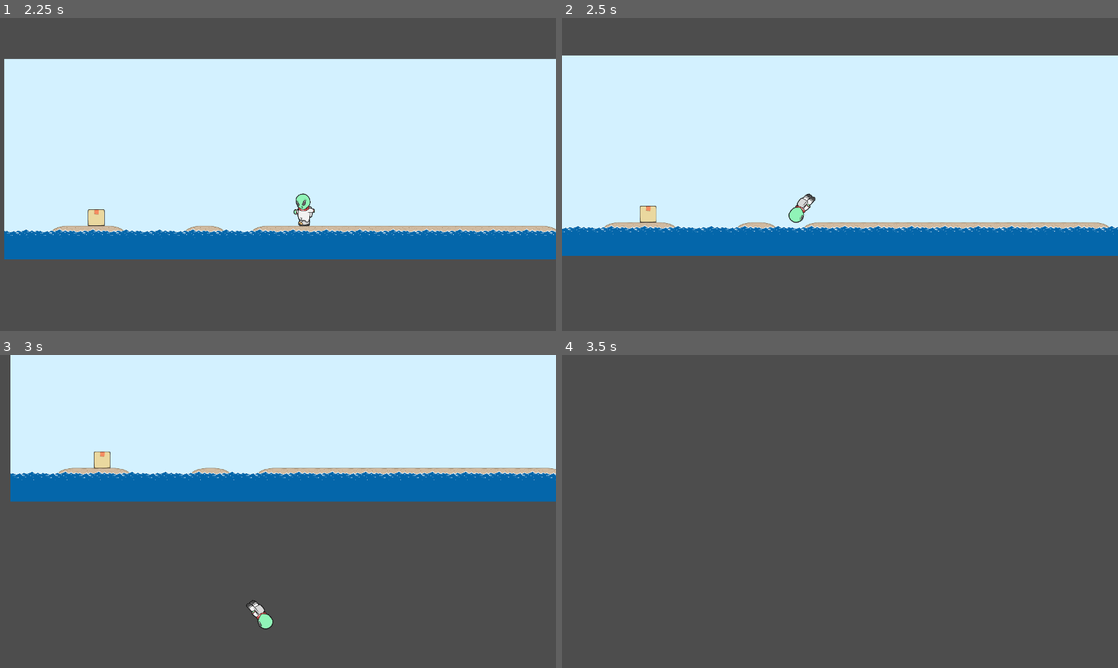
Above: before the commit, frames 1-4 (two rows, left to right).
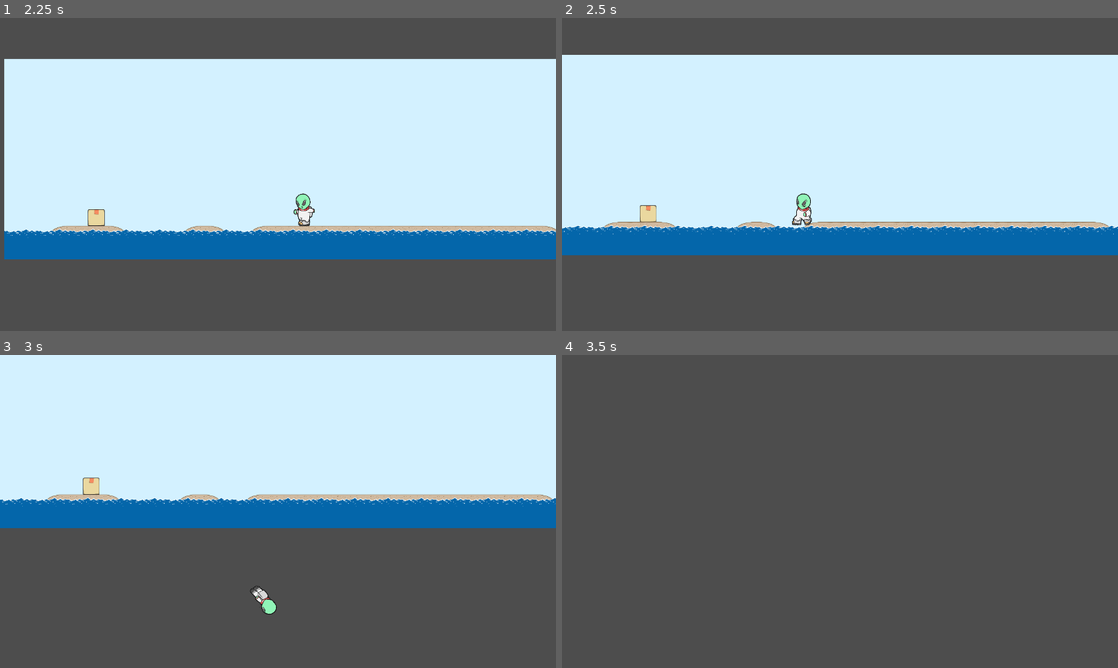
Above: after the commit, the same moments.

Repository: Mochiballz/funny-alien-game
Game: Godot game, scene res://scenes/world.tscn
Same seed, same stepped clock (60 frames per second), same inputs: the game is played once before the commit and once after it.
Inputs:
- Up to frame 1 (2.25 s): tap Enter at 0.5 s; hold D (right) 0.53-2.03 s; tap Space (jump) at 0.77, 1.52 s; hold A (left) from 2.03 s (still down)
- Up to frame 2 (2.5 s): keep holding A (left)
- Up to frame 3 (3 s): release A (left) at 2.78 s; hold D (right) from 2.78 s (still down)
- Up to frame 4 (3.5 s): keep holding D (right); tap Space (jump) at 3.02 s

Frame 1 is identical in both runs. In frame 2, 1.6% of the frame differs, in the area x 0-100%, y 11-76%; in frame 3, 20%, in the area x 0-100%, y 0-88%; in frame 4, nothing differs.

Commit message:
Added snapping to floor for Alien

Diff:
--- a/scripts/alien.gd
+++ b/scripts/alien.gd
@@ -3,6 +3,9 @@
 
 const SPEED = 500.0
 const JUMP_VELOCITY = -1200.0
+
+func _ready() -> void:
+	set_floor_snap_length(2.0)
 
 func _physics_process(delta: float) -> void:
 
